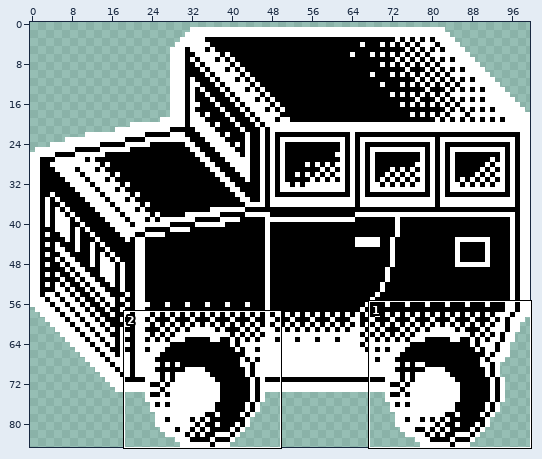
Pixel-art file -- Assets/Aseprite/New/Car2.aseprite. The first picture is a wide view before the edit; the outline marks the close-up.
Close-up. Old version:
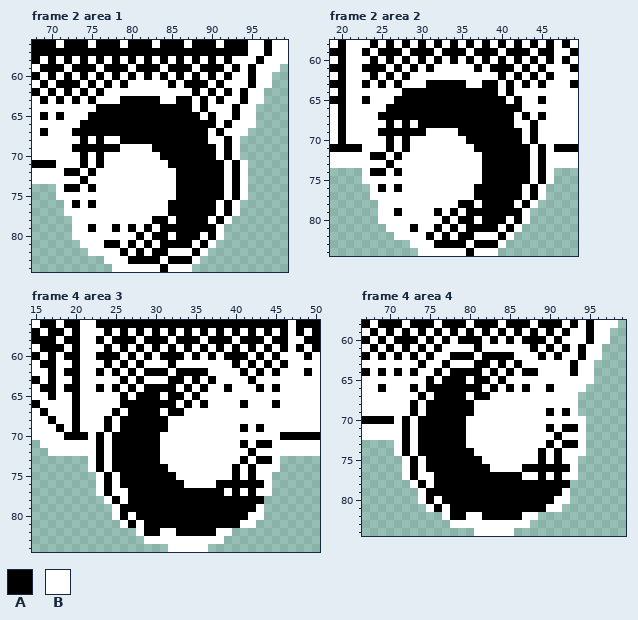
100x85 pixels, 4 frames. Shown: frame 2 area 1: x 68..99, y 56..84; frame 2 area 2: x 19..49, y 58..84; frame 4 area 3: x 15..50, y 56..84; frame 4 area 4: x 67..99, y 58..84.
Visible layers, top first: "Wheels", "Body".
Palette (. is transparent): A #000000  B #ffffff
Pixels before, frame 2 area 1, first column x 68:
56 AAABAAABAAABAAABAAABAAABAAABBABB
57 AAAAAAAAAAAAAAAAAAAAAAAAAAABBABB
58 ABABABABABABABABABABABABABBBABBB
59 BAAABAAABAAABAAABAAABAAABABABBB.
60 ABABABABABABABABABABABABABBABB..
61 BABAAABABABABBBBBABAAABABBBABB..
62 ABABABABABBBBBBBBBBBABABABABB...
63 BABABABABBBAAAAABBAABABABBABB...
64 BBBBBBBBAAAAAAAAAAAABABBBABB....
65 BABABBBAAAAAAAAAAAAAABABBABB....
66 BBBBBBAAAAAAAAAAAAAAAAABABBB....
67 BABBBAAAAAAAAAAAAAAAAABABBB.....
68 BBBBBBABABBAAAAAAAAAAABBAB......
69 BBBBBAAAAAABBBBAAAAAAAABAB......
70 BBBBBBABABBBBBBBAAAAAAABAB......
71 AAABBBABABBBBBBBBAAAAAAABAB.....
72 BBBBAABABBBBBBBBBBAAAAAABAB.....
73 BBBBBBABBBBBBBBBBBAAAAAABAB.....
74 ...BAABABBBBBBBBBBAAAAAABAB.....
75 ...BBBBBBBBBBBBBBBAAAAAABAB.....
76 ....BABABBBBBBBBBAAAAAABAB......
77 ....BBBBBBBBBBBBBAAAAAABAB......
78 .....BBBBBBBBBBAABAAAABAB.......
79 .....BBABBABABABAAAAAAAB........
80 .....BBBBBBBBABAABAAABAB........
81 ......BBBAABABABAAAABAB.........
82 .......BBBBABABAABBBAB..........
83 .........BBBAAAABAAAB...........
84 ..........BBBBBBABBB............
Pixels before, frame 2 area 2, first column x 19:
58 BABBBABABABABABABABABABABABABAB
59 AABBABAAABAAABAAABAAABAAABAABBA
60 BABBBABABABABABABABABABABABABAB
61 AABBAAABABABABBBBBABAAABABABBBA
62 BABBBABABABBBBBBBBBBBABABABABBB
63 AABBABABABBBAAAAABBAABABABABBBA
64 BABBBBBBBAAAAAAAAAAAABABBBBBBBB
65 AABBABBBAAAAAAAAAAAAAABABBABBBB
66 BABBBBBAAAAAAAAAAAAAAAAABBBBBBB
67 BABBBBAAAAAAAAAAAAAAAAABABABBBB
68 BABBBBBABABAAAAAAAAAAAABBABBBBB
69 BABBBBAAAAAABBBBAAAAAAAABABBBBB
70 BABBBBBABABBBBBBBAAAAAAABABBBBB
71 AAAABBBABABBBBBBBBAAAAAAABABAAA
72 BBBBBAABABBBBBBBBBBAAAAAABABBBB
73 BBBBBBBABBBBBBBBBBBAAAAAABABBBB
74 ....BAABABBBBBBBBBBAAAAAABAB...
75 ....BBBBBBBBBBBBBBBAAAAAABAB...
76 .....BABABBBBBBBBBAAAAAABAB....
77 .....BBBBBBBBBBBBBAAAAAABAB....
78 ......BBBBBBBBBBAABAAAABAB.....
79 ......BBABBBBABABAAAAAAAB......
80 ......BBBBBBBBABAABAAABAB......
81 .......BBBABBABABAAAABAB.......
82 ........BBBBABABAABBBAB........
83 ..........BBBAAAABAAAB.........
84 ...........BBBBBBABBB..........
Pixels before, frame 4 area 3, first column x 15:
56 BAABAABBAAAAAAAAAAAAAAAAAAAAAAAABAAA
57 ABAABABBBABABABABABABABABABABABABABA
58 AAABAABBABAAABAAABAAABAAABAAABAABBAA
59 BAAABABBBABABABABABABABABABABABABABA
60 ABABAABBAAABABABAAABABABAAABABABBBAB
61 BAABBABBBABABABBBABBBBBBBABABABABBBB
62 BBABAABBABABABAAABAAAABBBBABABABBBAB
63 ABABBABBBBBABABBBAABABABBBBABBBBBBBB
64 BAABAABBABABABAAAABABABBABBBABABBBBB
65 BBABBABBBBBABAAABAABABBBBBBBBBBBBBBB
66 ABBBBABBBBBAAAAAAABABABBBBABBBABBBBB
67 BABBBABBBBABAAAABAABBBBBBBBBBBBBBBBB
68 BBABBABBBABAAAAAABBBBBBBBBBBBBBBBBBB
69 BBBABABBBABAAAAAABBBBBBBBBABABBBBBBB
70 BBBBAAABABAAAAAABBBBBBBBBBBBBBBAAAAA
71 .BBBBBBBABAAAAAABBBBBBBBBBABAABBBBBB
72 ..BBBBBBABAAAAAABBBBBBBBBBBABBBBBBBB
73 .......BABAAAAAABBBBBBBBBBABAAB.....
74 .......BABAAAAAAABBBBBBBBABABBB.....
75 ........BABAAAAAAABBBBBBBABABB......
76 ........BABAAAAAAAABBBBAAAAAAB......
77 ........BABBAAAAAAAAAAAABABABB......
78 .........BABAAAAAAAAAAAAAAAAA.......
79 ..........BAAAAAAAAAAAAAAAAAB.......
80 ..........BABAAAAAAAAAAAAAABB.......
81 ...........BABAAAAAAAAAAAABB........
82 .............BAABBAAAAABB...........
83 ..............BBBBBBBBBB............
84 .................BBBBB..............
Pixels before, frame 4 area 4, first column x 67:
58 ABAAABAAABAAABAAABAAABAAABABABBB
59 BABABABABABABABABABABABABABBABB.
60 ABABAAABABABAAABABABAAABABBBABB.
61 BABABABABABBBBABBBBBBABABABABB..
62 ABABABABABBAAABAAAABBBABABBABB..
63 BBBBBBBABBABBBAABABABBBBBBABB...
64 ABABABABBABAAAABABABAABBBBABB...
65 BBBBBBBBABAAABAABABBBBBBBBBBB...
66 BBABBBABAAAAAAABABABABBABBBB....
67 BBBBBBBABAAAABAABBBBBBBBBBB.....
68 BBBBBBABAAAAAABBBBBBBBBBBBB.....
69 BBBBBBABAAAAAABBBBBBBBBABAB.....
70 AAAABABAAAAAABBBBBBBBBBBBBBB....
71 BBBBBABAAAAAABBBBBBBBBBABAAB....
72 BBBBBABAAAAAABBBBBBBBBBBABBB....
73 ....BABAAAAAABBBBBBBBBBABAAB....
74 ....BABAAAAAAABBBBBBBBABABBB....
75 .....BABAAAAAAABBBBBBBABABB.....
76 .....BABAAAAAAAABBBBAAAAAAB.....
77 .....BABBAAAAAAAAAAABBABABB.....
78 ......BABAAAAAAAAAAAAAAAAA......
79 .......BAAAAAAAAAAAAAAAAAB......
80 .......BABAAAAAAAAAAAAAABB......
81 ........BABAAAAAAAAAAAABB.......
82 ..........BAABBAAAAABB..........
83 ...........BBBBBBBBBB...........
84 ..............BBBBB.............
Now the later version:
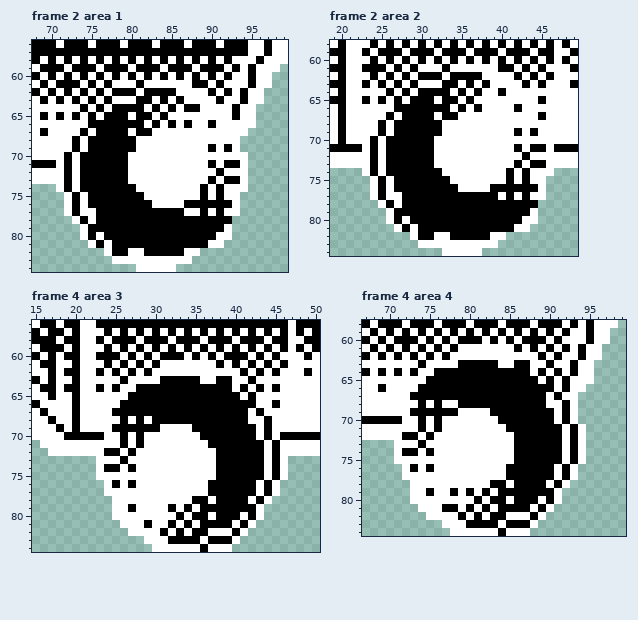
Author's note on the commit: Fix Wheel rotation ase. files
Change:
Changed rows in their new state; - is an unchanged pixel.
Frame 2 area 1, layer "Wheels":
first column x 71:
61 --------B-A---B-B-------
62 -------AAA-AAAA--B------
63 ------A-BB--BA--B-B-----
64 ---A--B----B-B-B-AB-----
65 --A--B---B--B-BBBB-B----
66 ---B-------B-B-B-BB--B--
67 --B-B----B--BBBBBBB-B---
68 --ABA-AA--BBBBBBBBB--B--
69 ---B----AA--BBBBBBB-----
70 -A--A-AAA----BBBBBBB-B-B
71 -A--A-AAA-----BBBBB-BA--
72 --BA-AAAA------BBBBB--B-
73 -A--AAAAA------BBBB-BA--
74 --BA-AAAAA-----BBB-B--B-
75 .-A-AAAAAAA----BBB-B--B.
76 -----AAAAAAA--BB----A---
77 --A--AAAAAAAAA--BB-BAB--
78 ---A-AAAAAAA--A----A-A--
79 --.--AA-A-A-A-------AB--
80 --.-A-AAAA-A--A---A--B--
81 ---.-AB-A-A-A----A--B---
82 ----..-A--BA--AA-B.-----
83 ------.--BBBB-BBB.------
84 -------...---B-..-------
Frame 2 area 2, layer "Wheels":
first column x 23:
61 --------B-A---B-B-------
62 -------AAA-AAAA--B------
63 ------A-BB--BA--B-B-----
64 ---A--B----B-B-BBAB-----
65 --A--B---B--B-BBBB-B----
66 ---B-------B-B-BBBB-----
67 --B-B----B--BBBBBBB-B---
68 --ABA-A---BBBBBBBBB--B--
69 ---B----AA--BBBBBBB-----
70 -A--A-AAA----BBBBBBB-B--
71 -A--A-AAA-----BBBBB-BA--
72 --BA-AAAA------BBBBB--B-
73 -A--AAAAA------BBBB-BA--
74 --BA-AAAAA-----BBB-B--B-
75 .-A-AAAAAAA----BBB-B--B.
76 -----AAAAAAA--BB----A---
77 --A--AAAAAAAAA---B-BAB--
78 ---A-AAAAAAA--A----A-A--
79 --.--AAAA-A-A-------AB--
80 --.-A-AAAA-A--A---A--B--
81 ---.-ABAA-A-A----A--B---
82 ----..-A--BA--AA-B.-----
83 ------.--BBBB-BBB.------
84 -------...---B-..-------
Frame 4 area 3, layer "Wheels":
first column x 22:
61 --------A-B-----A--------
62 --------BB-BBBB----------
63 ------B--A--A--BAA-------
64 -----BA----A-A-AA--A-----
65 ----BA---A--A-AAAAA-A----
66 -----------A-A-AAAA-A----
67 ----A----A--AAAAAAAA-A---
68 --B--B-B--AAAAAAAAAA--A--
69 --BA-----B---AAAAAA-ABA--
70 A--B-B-BB-----AAAAAAA-A--
71 -B-B-B-BB------AAAA-A-BA-
72 -BA-B-BBB-------AAAA-A-A-
73 .B-B-BBBB-------AAA-A-BAB
74 .BA-B-BBBB------AA-A-A-AB
75 --B-BBBBBBB-----AA-A-A-AB
76 -.BAB-BBBBBB---A-----BAB-
77 -.B--BBBBBBBBBB--A-A--AB-
78 --.B-BBBBBBBB--B----B-B--
79 ----B-BBBB-B-B-----------
80 ----B-BBBBB-B--B---BA----
81 -----B--BB-B-B----BA-----
82 -----B-BBA--B--B--AB-----
83 ----------AAAA-AAAB------
84 --------BB----ABBB-------
Frame 4 area 4, layer "Wheels":
first column x 71:
61 -------A--B----A--------
62 ------ABBB-BBBB---------
63 ------B-AA--AB--A--A----
64 ------A----A-A-A-BA-A---
65 -----A---A--A-AAAA-A-A--
66 --BA-------A-A-A-AA--A--
67 --A-A----A--AAAAAAA-A---
68 --BAB-BB--AAAAAAAAA--A--
69 ---A----BB--AAAAAAA-----
70 AB--B-BBB----AAAAAAA-A-.
71 -B--B-BBB-----AAAAA-AB--
72 --AB-BBBB------AAAAA--A-
73 -B--BBBBB------AAAA-AB--
74 --AB-BBBBB-----AAA-A--A-
75 B-B-BBBBBBB----AAA-A--AB
76 -----BBBBBBB--AA----B---
77 --B--BBBBBBBBB--AA-ABA--
78 ---B-BBBBBBB--B----B-B--
79 --B--BB-B-B-B-------B.--
80 --B-B-BBBB-B--B---B--.--
81 ---B-BA-B-B-B----B--.---
82 ----BB-B--AB--BB-AB-----
83 ------B--AAAA-AAAB------
84 -------BBB---A-BB-------
